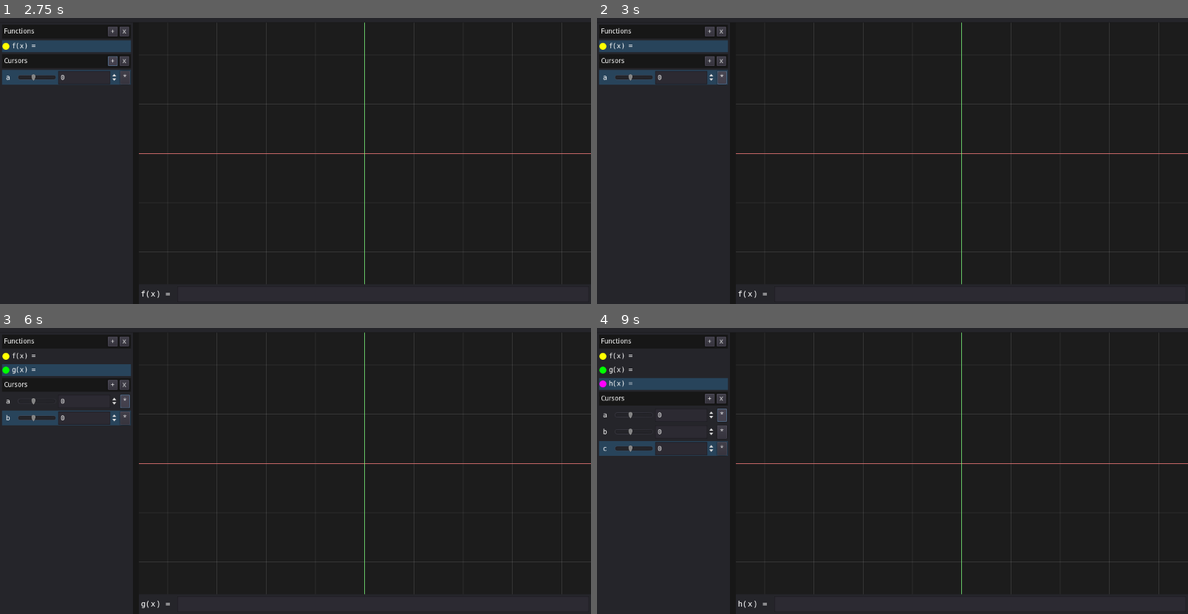
Above: before the commit, frames 1-4 (two rows, left to right).
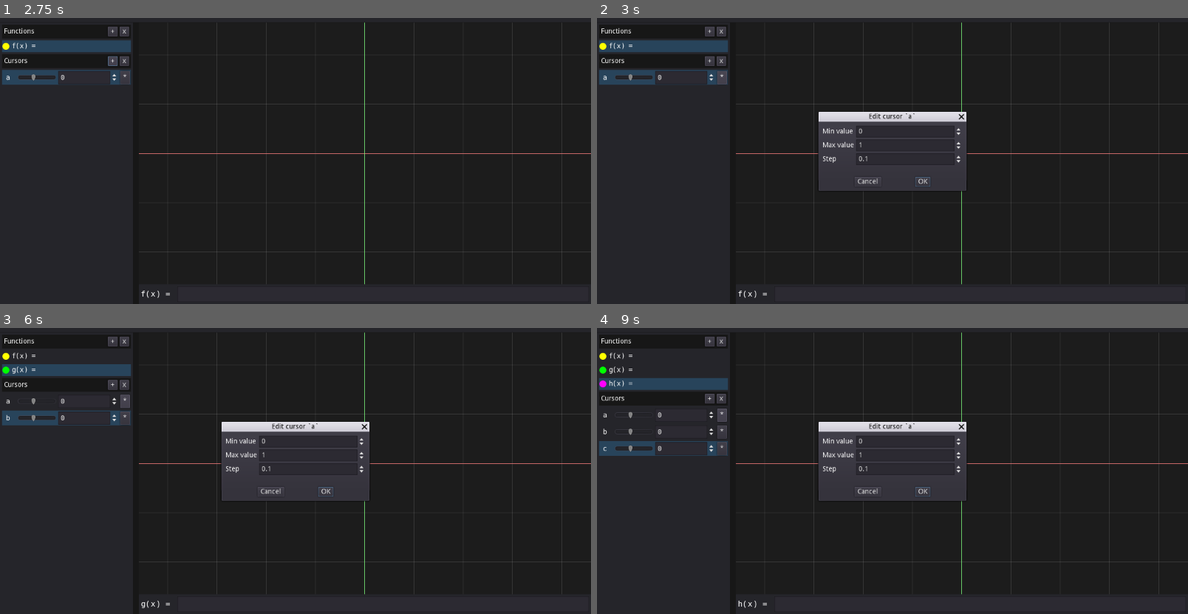
Above: after the commit, the same moments.

Repository: Zylann/godot_grapher
Game: Godot game, scene res://main.tscn
Same seed, same stepped clock (60 frames per second), same inputs: the game is played once before the commit and once after it.
Inputs (mouse positions are in pixels of both pictures, inside the frame that each line leads up to):
- Up to frame 1 (2.75 s): click (384, 295) at 0.52 s; type "12" at 0.6 s; click "+" at 1.25 s; click "+" at 2 s
- Up to frame 2 (3 s): click "*" at 2.75 s
- Up to frame 3 (6 s): click (325, 491) at 3.5 s, where only the run after the commit has a clickable "OK"; click "+" at 4.25 s; click "+" at 5 s; click "*" at 5.75 s
- Up to frame 4 (9 s): click (922, 491) at 6.5 s, where only the run after the commit has a clickable "OK"; click "+" at 7.25 s; click "+" at 8 s; click "*" at 8.75 s

Frame 1 is identical in both runs. In frame 2, 4.9% of the frame differs, in the area x 20-63%, y 18-61%; in frame 3, 4.9%; in frame 4, 4.9%, in the area x 20-63%, y 28-61%.

Commit message:
Dialog to configure cursors

Diff:
--- /dev/null
+++ b/cursor_dialog.gd
@@ -0,0 +1,33 @@
+extends ConfirmationDialog
+
+onready var _min_value_spinbox = $GridContainer/MinValueSpinBox
+onready var _max_value_spinbox = $GridContainer/MaxValueSpinBox
+onready var _step_spinbox = $GridContainer/StepSpinBox
+
+var _cursor = null
+
+
+func set_cursor(cursor):
+	_cursor = cursor
+	_min_value_spinbox.value = cursor.min_value
+	_max_value_spinbox.value = cursor.max_value
+	_step_spinbox.value = cursor.step
+	window_title = str("Edit cursor `", cursor.name, "`")
+
+
+func _on_MinValueSpinBox_value_changed(value):
+	pass # Replace with function body.
+
+
+func _on_MaxValueSpinBox_value_changed(value):
+	pass # Replace with function body.
+
+
+func _on_StepSpinBox_value_changed(value):
+	pass # Replace with function body.
+
+
+func _on_CursorDialog_confirmed():
+	_cursor.min_value = _min_value_spinbox.value
+	_cursor.max_value = _max_value_spinbox.value
+	_cursor.step = _step_spinbox.value
--- /dev/null
+++ b/cursor_dialog.tscn
@@ -0,0 +1,86 @@
+[gd_scene load_steps=2 format=2]
+
+[ext_resource path="res://cursor_dialog.gd" type="Script" id=1]
+
+[node name="CursorDialog" type="ConfirmationDialog"]
+visible = true
+anchor_right = 1.0
+anchor_bottom = 1.0
+margin_left = 66.0
+margin_top = 76.0
+margin_right = -834.0
+margin_bottom = -384.0
+rect_min_size = Vector2( 300, 140 )
+script = ExtResource( 1 )
+__meta__ = {
+"_edit_use_anchors_": false
+}
+
+[node name="GridContainer" type="GridContainer" parent="."]
+margin_left = 8.0
+margin_top = 8.0
+margin_right = 292.0
+margin_bottom = 104.0
+columns = 2
+__meta__ = {
+"_edit_use_anchors_": false
+}
+
+[node name="Label" type="Label" parent="GridContainer"]
+margin_top = 5.0
+margin_right = 64.0
+margin_bottom = 19.0
+text = "Min value"
+
+[node name="MinValueSpinBox" type="SpinBox" parent="GridContainer"]
+margin_left = 68.0
+margin_right = 284.0
+margin_bottom = 24.0
+size_flags_horizontal = 3
+min_value = -1000.0
+max_value = 1000.0
+step = 0.001
+allow_greater = true
+allow_lesser = true
+
+[node name="Label2" type="Label" parent="GridContainer"]
+margin_top = 33.0
+margin_right = 64.0
+margin_bottom = 47.0
+text = "Max value"
+
+[node name="MaxValueSpinBox" type="SpinBox" parent="GridContainer"]
+margin_left = 68.0
+margin_top = 28.0
+margin_right = 284.0
+margin_bottom = 52.0
+size_flags_horizontal = 3
+min_value = -1000.0
+max_value = 1000.0
+step = 0.001
+allow_greater = true
+allow_lesser = true
+__meta__ = {
+"_editor_description_": ""
+}
+
+[node name="Label3" type="Label" parent="GridContainer"]
+margin_top = 61.0
+margin_right = 64.0
+margin_bottom = 75.0
+text = "Step"
+
+[node name="StepSpinBox" type="SpinBox" parent="GridContainer"]
+margin_left = 68.0
+margin_top = 56.0
+margin_right = 284.0
+margin_bottom = 80.0
+min_value = 0.001
+max_value = 1000.0
+step = 0.001
+value = 0.001
+allow_greater = true
+[connection signal="confirmed" from="." to="." method="_on_CursorDialog_confirmed"]
+[connection signal="value_changed" from="GridContainer/MinValueSpinBox" to="." method="_on_MinValueSpinBox_value_changed"]
+[connection signal="value_changed" from="GridContainer/MaxValueSpinBox" to="." method="_on_MaxValueSpinBox_value_changed"]
+[connection signal="value_changed" from="GridContainer/StepSpinBox" to="." method="_on_StepSpinBox_value_changed"]
--- a/cursor_item.gd
+++ b/cursor_item.gd
@@ -2,6 +2,7 @@
 
 signal clicked
 signal value_changed(new_value)
+signal settings_clicked
 
 
 onready var _label := $HB/Label as Label
@@ -54,3 +55,7 @@
 		if event.pressed:
 			if event.button_index == BUTTON_LEFT or event.button_index == BUTTON_RIGHT:
 				emit_signal("clicked")
+
+
+func _on_SettingsButton_pressed():
+	emit_signal("settings_clicked")
--- a/cursor_item.tscn
+++ b/cursor_item.tscn
@@ -66,10 +66,11 @@
 margin_bottom = 27.0
 theme = SubResource( 1 )
 
-[node name="Button" type="Button" parent="HB"]
+[node name="SettingsButton" type="Button" parent="HB"]
 margin_left = 267.0
 margin_right = 287.0
 margin_bottom = 27.0
 text = "*"
 [connection signal="value_changed" from="HB/HSlider" to="." method="_on_HSlider_value_changed"]
 [connection signal="value_changed" from="HB/SpinBox" to="." method="_on_SpinBox_value_changed"]
+[connection signal="pressed" from="HB/SettingsButton" to="." method="_on_SettingsButton_pressed"]
--- a/main.gd
+++ b/main.gd
@@ -2,6 +2,7 @@
 
 const ProjectData = preload("./project_data.gd")
 const Outliner = preload("./outliner.gd")
+const CursorDialog = preload("./cursor_dialog.gd")
 
 const _predefined_cursor_names = [
 	"a", "b", "c", "d", "e"
@@ -10,6 +11,7 @@
 onready var _outliner := $VB/HSplit/Outliner as Outliner
 onready var _graph_view = $VB/HSplit/VBRight/Graph
 onready var _formula_edit = $VB/HSplit/VBRight/FormulaEdit
+onready var _cursor_dialog := $CursorDialog as CursorDialog
 
 
 var _project : ProjectData = null
@@ -96,3 +98,14 @@
 
 func _on_Outliner_cursor_changed():
 	_graph_view.update()
+
+
+func _on_Outliner_cursor_settings_requested(cname):
+	var c = _project.get_cursor_by_name(cname)
+	_cursor_dialog.set_cursor(c)
+	_cursor_dialog.popup_centered_minsize()
+
+
+func _on_CursorDialog_confirmed():
+	_outliner.call_deferred("update_list")
+	_graph_view.update()
--- a/main.tscn
+++ b/main.tscn
@@ -1,10 +1,11 @@
-[gd_scene load_steps=6 format=2]
+[gd_scene load_steps=7 format=2]
 
 [ext_resource path="res://main.gd" type="Script" id=1]
 [ext_resource path="res://fonts/hack_regular_font.tres" type="DynamicFont" id=2]
 [ext_resource path="res://outliner.gd" type="Script" id=3]
 [ext_resource path="res://graph_view.gd" type="Script" id=4]
 [ext_resource path="res://formula_edit.gd" type="Script" id=5]
+[ext_resource path="res://cursor_dialog.tscn" type="PackedScene" id=6]
 
 [node name="Main" type="Control"]
 anchor_right = 1.0
@@ -201,7 +202,11 @@
 __meta__ = {
 "_edit_use_anchors_": false
 }
+
+[node name="CursorDialog" parent="." instance=ExtResource( 6 )]
+visible = false
 [connection signal="cursor_changed" from="VB/HSplit/Outliner" to="." method="_on_Outliner_cursor_changed"]
+[connection signal="cursor_settings_requested" from="VB/HSplit/Outliner" to="." method="_on_Outliner_cursor_settings_requested"]
 [connection signal="function_selected" from="VB/HSplit/Outliner" to="." method="_on_Outliner_function_selected"]
 [connection signal="pressed" from="VB/HSplit/Outliner/VB/Functions/HB/AddFunctionButton" to="." method="_on_AddFunctionButton_pressed"]
 [connection signal="pressed" from="VB/HSplit/Outliner/VB/Functions/HB/RemoveFunctionButton" to="VB/HSplit/Outliner" method="_on_RemoveFunctionButton_pressed"]
@@ -209,3 +214,4 @@
 [connection signal="pressed" from="VB/HSplit/Outliner/VB/Cursors/HB/RemoveCursorButton" to="VB/HSplit/Outliner" method="_on_RemoveCursorButton_pressed"]
 [connection signal="formula_entered" from="VB/HSplit/VBRight/FormulaEdit" to="." method="_on_FormulaEdit_formula_entered"]
 [connection signal="text_entered" from="VB/HSplit/VBRight/FormulaEdit/HB/LineEdit" to="VB/HSplit/VBRight/FormulaEdit" method="_on_LineEdit_text_entered"]
+[connection signal="confirmed" from="CursorDialog" to="." method="_on_CursorDialog_confirmed"]
--- a/outliner.gd
+++ b/outliner.gd
@@ -9,6 +9,7 @@
 
 signal function_selected(fname)
 signal cursor_changed
+signal cursor_settings_requested(cname)
 
 onready var _functions_header := $VB/Functions as Control
 onready var _cursors_header := $VB/Cursors as Control
@@ -107,6 +108,7 @@
 			ci = CursorItemScene.instance()
 			ci.connect("clicked", self, "_on_cursor_item_clicked", [ci])
 			ci.connect("value_changed", self, "_on_cursor_value_changed", [ci])
+			ci.connect("settings_clicked", self, "_on_cursor_settings_clicked", [ci])
 			_container.add_child(ci)
 			_container.move_child(ci, index)
 
@@ -198,3 +200,7 @@
 	var c = _project.get_cursor_by_name(ci.get_item_name())
 	c.value = value
 	emit_signal("cursor_changed")
+
+
+func _on_cursor_settings_clicked(ci):
+	emit_signal("cursor_settings_requested", ci.get_item_name())
